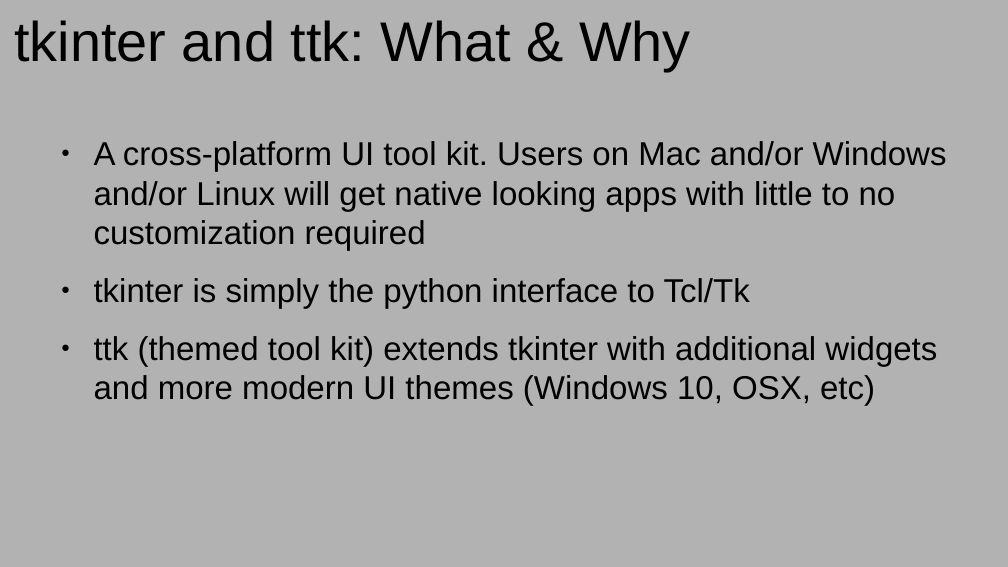
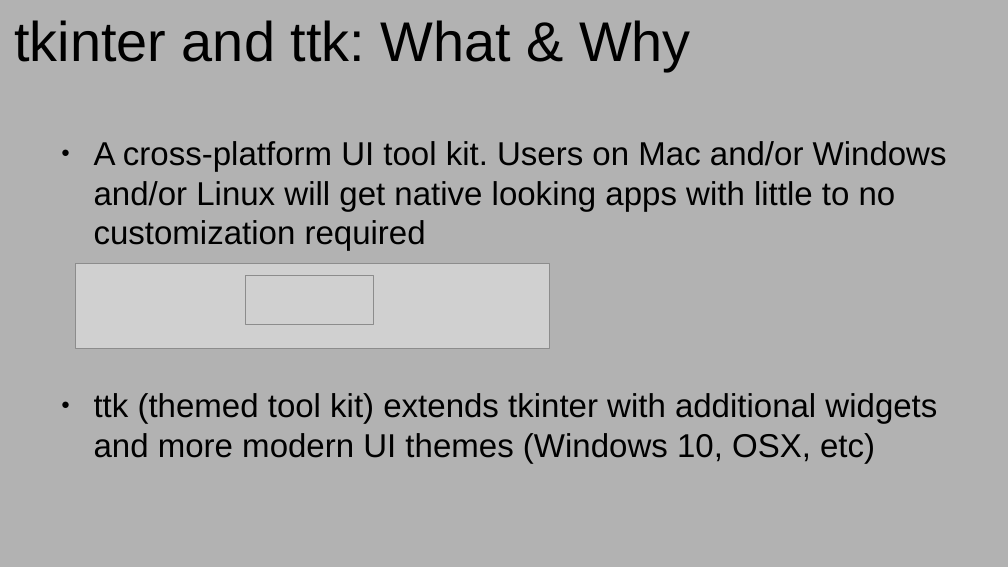
Before and after one commit to kstrckr/Heat_Pype, a slide deck: slide 2 of Give them a GUI slides.odp. Drawn at 1008x567 pixels with LibreOffice and Linux fonts; fonts in the diff are those of the drawing; grey boxes stand for pictures. Boxes give left, top, right and bottom in pixels: in the first picture for what was removed or moved away, otherwise in the second. Text is boxed around its words. In the diff, an @@ line names an element or a change of style, - is before the commit and + after.

```diff
--- a/Give them a GUI slides.odp
+++ b/Give them a GUI slides.odp
@@ picture added at bbox=[75, 263, 549, 349] @@
@@ text at bbox=[94, 278, 750, 309]: paragraph removed @@
-● tkinter is simply the python interface to Tcl/Tk
@@ picture added at bbox=[246, 275, 373, 325] @@
```
Also in this commit, not shown: 2 other slides changed, 6 slides added, 1 slide removed, 1 other file.
